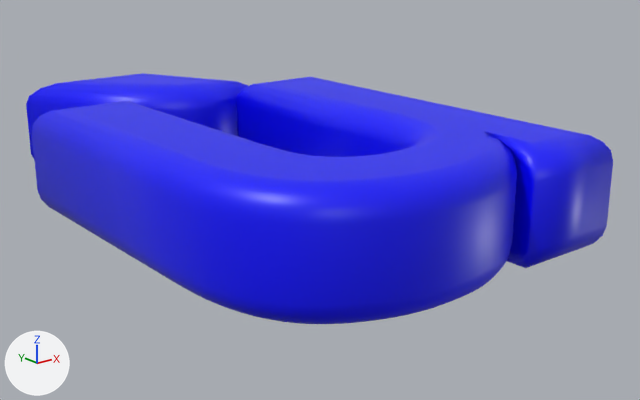
Renders of the glTF model 3dWords/fonts/glb/249.glb from each side of a commit.
Camera for both pictures: a camera (50 mm lens) standing at (-0.594, -0.914, 0.464) and looking at (0.48, 0.429, -0.073). Every picture has the same lights, and +X, +Y and +Z are marked at lower left. Vertices at the same position are counted once.

Names of what the first picture shows: 'texto'.
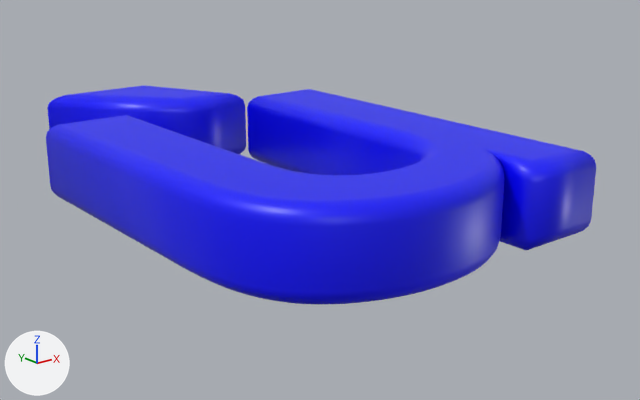
What differs and where, as boxes (x1, y1, x2, y2) in the pictures (640 x 400 px):
'texto', reshaped (6% narrower, 13% shorter): before (26, 73, 613, 324); after (46, 86, 596, 304)
part 1 of me_texto_181, rebuilt (13% shorter): before (32, 77, 613, 324); after (46, 89, 596, 304)
part 2 of me_texto_181, rebuilt (10% narrower, 20% shorter): before (26, 73, 248, 158); after (47, 86, 246, 154)

Diff of the bpy script that builds the scene:
```diff
--- a/3dWords/fonts/glb/249.glb.py
+++ b/3dWords/fonts/glb/249.glb.py
@@ me_texto_181 @@
 # used by ob_texto; location = (0.0, 0.0, 0.0)
-me_texto_181.from_pydata(...)  # 1440 vertices, 2872 faces; spans x 0.044..0.761, y -0.067..1.107, z -0.11..0.11
+me_texto_181.from_pydata(...)  # 1440 vertices, 2872 faces; spans x 0.064..0.741, y -0.047..1.087, z -0.08..0.08
+# me_texto_181 part 1: the loose piece of 1400 vertices spanning x 0.044..0.761, y -0.067..0.812, z -0.11..0.11 is rebuilt with 1400 vertices and now spans x 0.064..0.741, y -0.047..0.792, z -0.08..0.08
+# me_texto_181 part 2: the loose piece of 40 vertices spanning x 0.146..0.602, y 0.806..1.107, z -0.11..0.11 is rebuilt with 40 vertices and now spans x 0.189..0.57, y 0.826..1.087, z -0.08..0.08
 me_texto_181.materials.append(mat_material)
```
